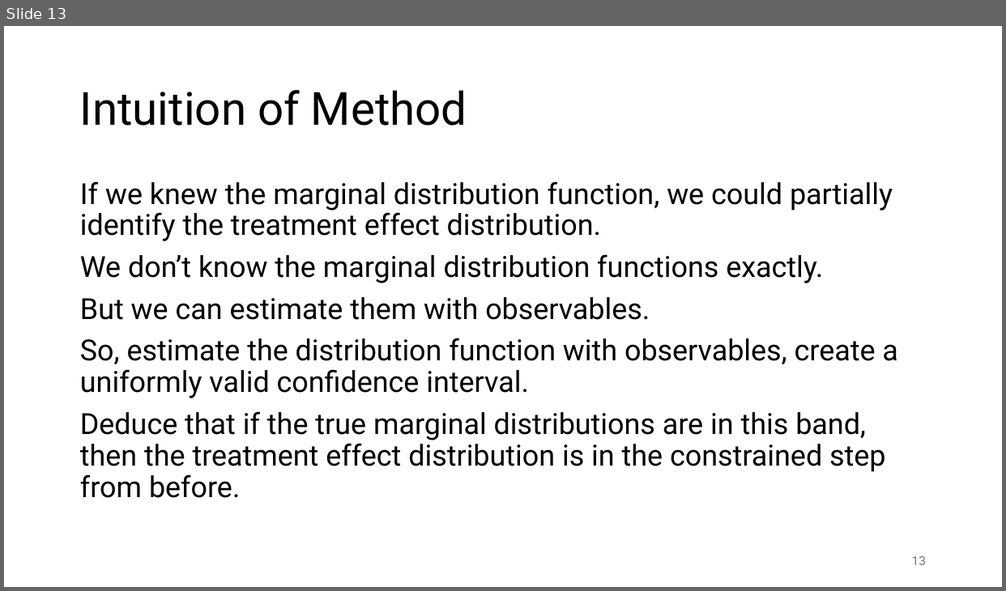
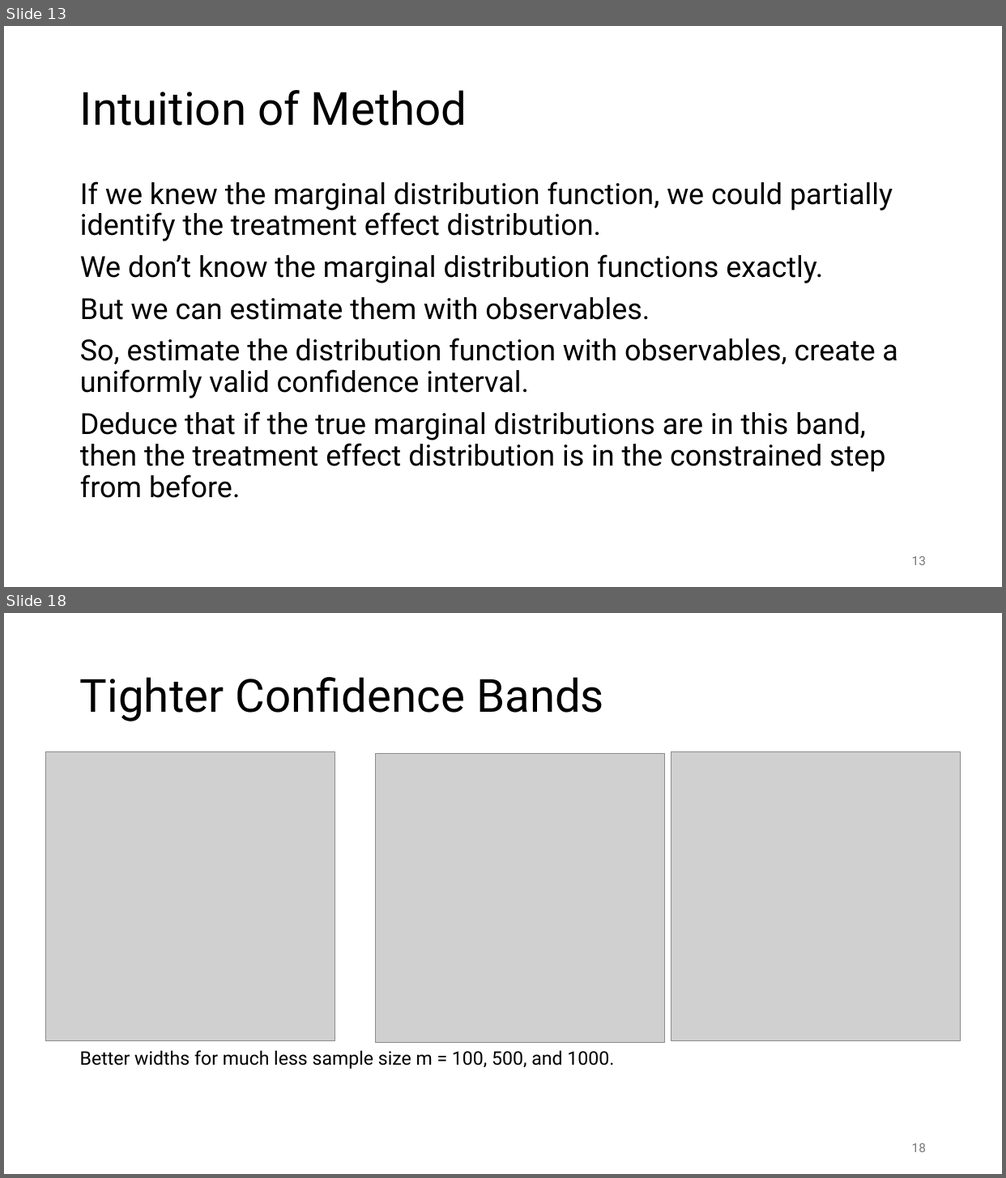
Before and after one commit to chasehmathis/dkw-ind-treat-effect, a slide deck: dkw-po-presentation.pptx. Shown one above the other, each under a label of ours: slide 13 before the commit, slides 13 and 18 after it; the slides between them are not shown. The pictures are 1006x591 and 1006x1178 pixels, drawn with LibreOffice and Linux fonts; fonts in the diff are those of the drawing; grey boxes stand for pictures. Boxes give left, top, right and bottom in pixels: in the first picture for what was removed or moved away, otherwise in the second. Text is boxed around its words. In the diff, an @@ line names an element or a change of style, - is before the commit and + after.

```diff
--- a/dkw-po-presentation.pptx
+++ b/dkw-po-presentation.pptx
@@ slide 18 added at [4, 613, 1002, 1174], background #FFFFFF @@
@@ title added at [80, 677, 604, 722], 44 pt, text #000000 @@
+Tighter Confidence Bands
@@ picture added at [46, 752, 335, 1041] @@
@@ picture added at [375, 754, 664, 1043] @@
@@ picture added at [671, 752, 961, 1041] @@
@@ text added at [80, 1050, 614, 1069], 18 pt, text #000000 @@
+Better widths for much less sample size m = 100, 500, and 1000.
@@ page number added at [912, 1144, 926, 1152], 12 pt, text #797979 @@
+18
```
Also in this commit, not shown: 6 other slides added, 20 other files.
